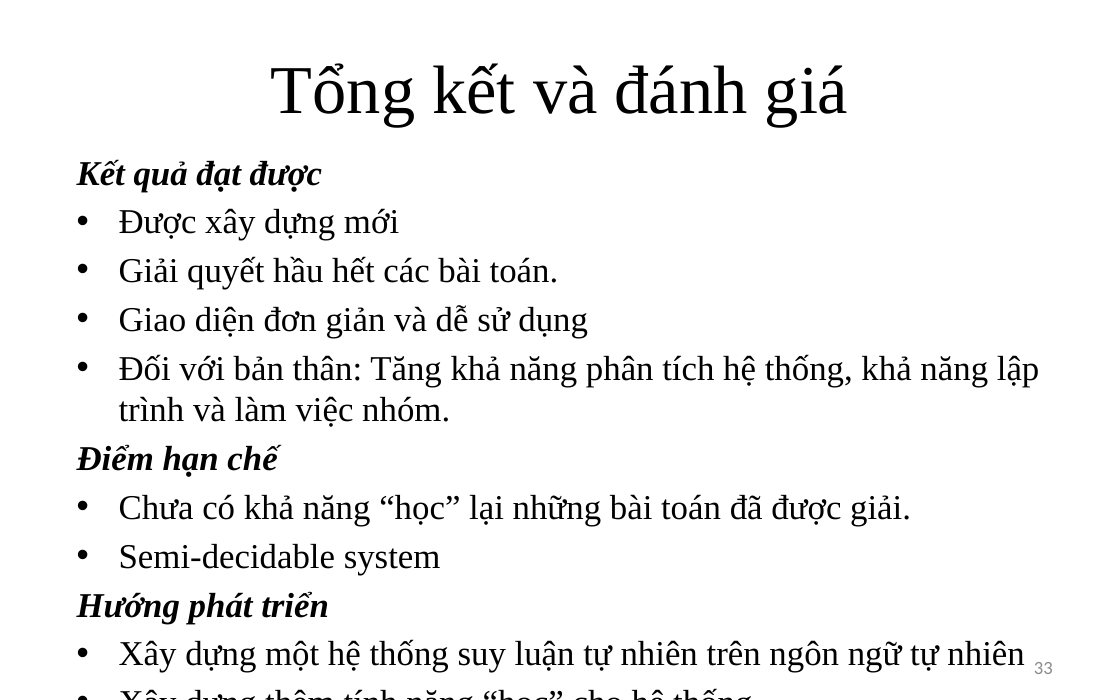
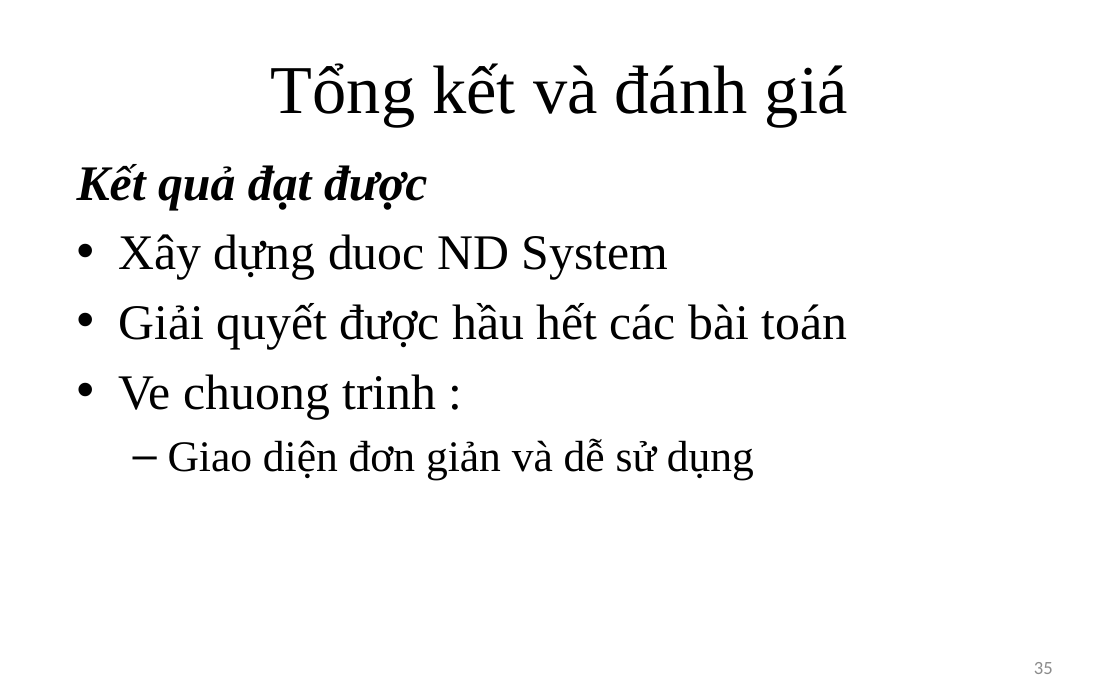
Before and after one commit to giang-rocker/logic, a slide deck: slide 35 of Report/SUY LUẬN TỰ NHIÊN.pptx (slide 33 before the commit). Drawn at 1120x700 pixels with LibreOffice and Linux fonts; fonts in the diff are those of the drawing. Boxes give left, top, right and bottom in pixels: in the first picture for what was removed or moved away, otherwise in the second. Text is boxed around its words. In the diff, an @@ line names an element or a change of style, - is before the commit and + after.

```diff
--- a/Report/SUY LUẬN TỰ NHIÊN.pptx
+++ b/Report/SUY LUẬN TỰ NHIÊN.pptx
@@ text at bbox=[77, 164, 754, 480]: size 22.4 to 32 pt in "Kết quả đạt được"; size 22.4 to 28 pt in "Giao diện đơn giản và dễ sử ..."; more space between paragraphs; bullet • to –; list level 1 to 2 in "Giao diện đơn giản và ..." @@
@@ text at bbox=[119, 234, 848, 419]: text changed; size 22.4 to 32 pt @@
-• Được xây dựng mới
-• Giải quyết hầu hết các bài toán.
+• Xây dựng duoc ND System
+• Giải quyết được hầu hết các bài toán
+• Ve chuong trinh :
@@ text at bbox=[77, 354, 1039, 673]: paragraphs removed @@
-• Đối với bản thân: Tăng khả năng phân tích hệ thống, khả năng lập trình và làm việc nhóm.
-Điểm hạn chế
-• Chưa có khả năng “học” lại những bài toán đã được giải.
-• Semi-decidable system
-Hướng phát triển
-• Xây dựng một hệ thống suy luận tự nhiên trên ngôn ngữ tự nhiên
-• Xây dựng thêm tính năng “học” cho hệ thống.
@@ page number at bbox=[1034, 662, 1053, 674]: text changed @@
-33
+35
```
Also in this commit, not shown: 10 other slides changed, 5 slides added, 1 slide removed, 34 other files.
